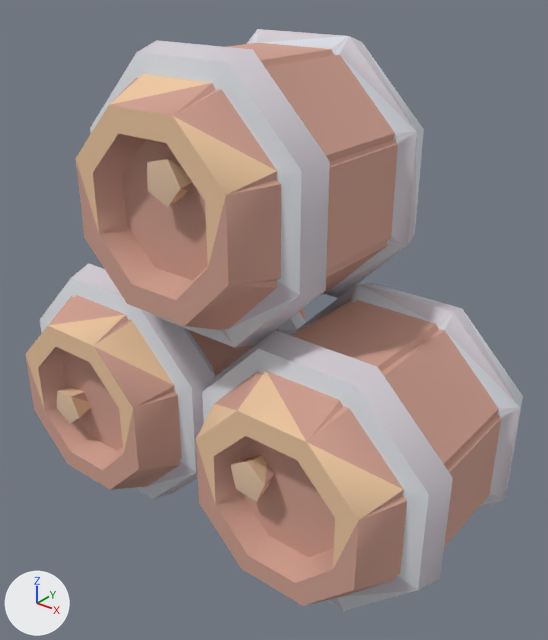
The glTF model example_game/world/props/barrel-stack.prop/model.glb: old version first, new version second.
The view is the same before and after, from a 50 mm lens placed at (1.14, -1.36, 1.39), pointed at (0.049, 0.005, 0.544). Lighting does not change. The marker at lower left points along +X, +Y and +Z. The first picture is the older version. Vertices at exactly the same position are counted once.

Before the edit, the objects in view are built like this:
```python
me_model = bpy.data.meshes.new('model')
me_model.from_pydata(...)  # 591 vertices, 1149 faces; spans x -0.648..0.648, y -0.35..0.35, z -0.02..1.219
me_model.materials.append(mat_style)
ob_model = bpy.data.objects.new('model', me_model)
ob_model.location = (0.0, 0.0, 0.0)
```
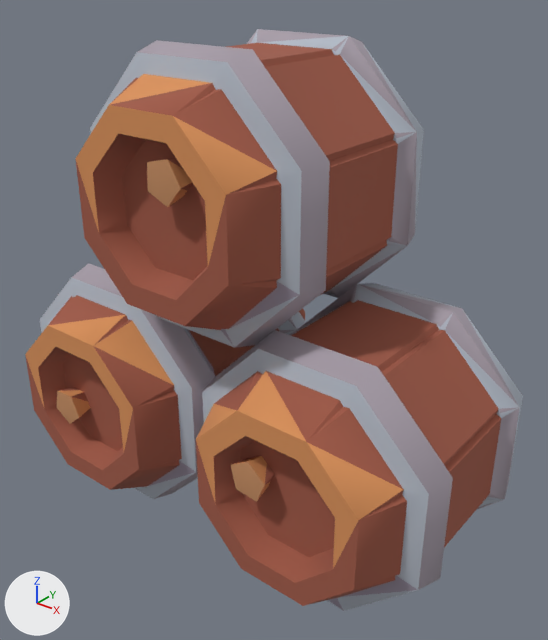
Boxes (x1, y1, x2, y2) around the edits, measured in the pictures (548 x 640 px):
part 1 of me_model, recoloured (beige to brown)
    both: (25, 43, 501, 606)
part 2 of me_model, recoloured
    both: (40, 29, 523, 611)
part 3 of me_model, recoloured
    both: (72, 29, 520, 611)

What changed in the scene script:
```text
Change me_model:
    where me_model.from_pydata(...)  # 591 vertices, 1149 faces; spans x -0.648..0.648, y -0.35..0.35, z -0.02..1.219
    used by ob_model
    me_model part 1: 696 faces centred in x -0.625..0.625, y -0.35..0.35, z -0.002..1.192 are repainted in the vertex colours; the middle colour goes from beige #d0a090 to brown #a05a47
    me_model part 2: 271 faces centred in x -0.638..0.638, y -0.242..0.242, z -0.011..1.21 are repainted in the vertex colours; the middle colour goes from white #dbdfe5 to light grey #b4bcc8
    me_model part 3: 182 faces centred in x -0.642..0.642, y -0.242..0.191, z -0.014..1.213 are repainted in the vertex colours; the middle colour goes from light grey #d4ced5 to grey #a89ea9
```
